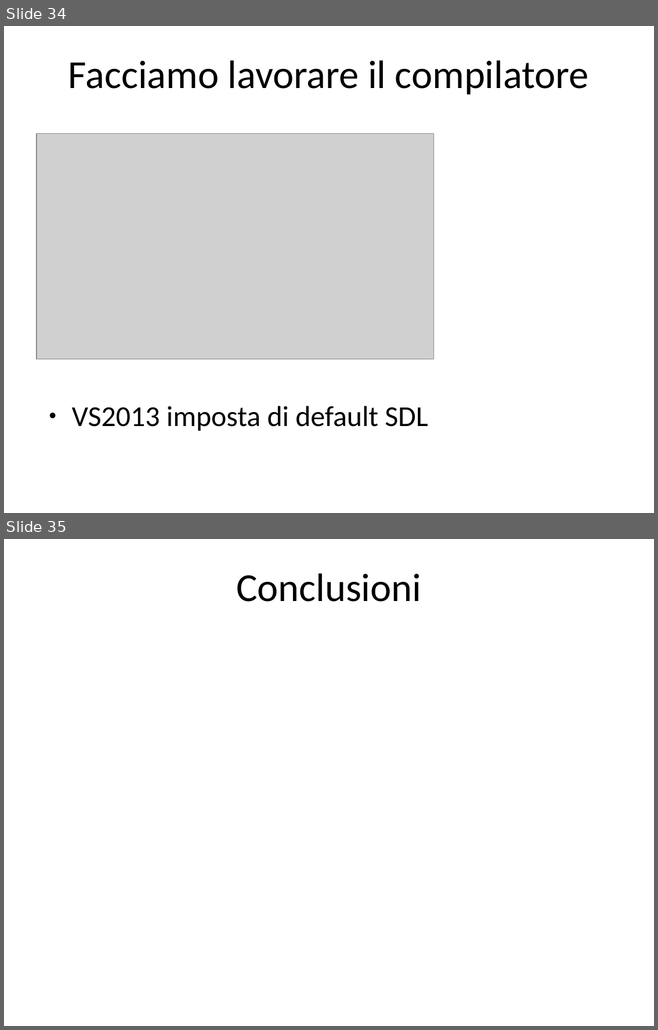
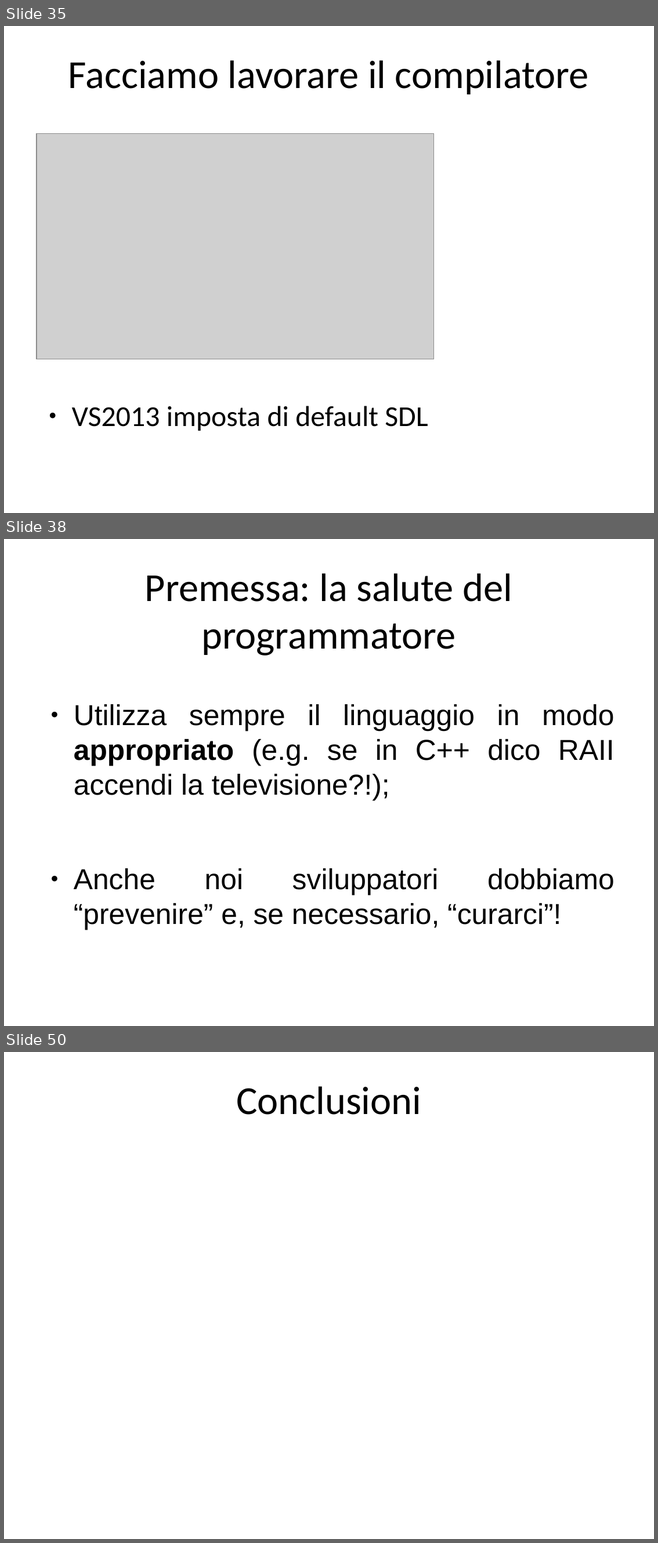
Before and after one commit to rramirez-tec-mx/Repo, a slide deck: La salute del software.odp. Shown one above the other, each under a label of ours: slides 34 and 35 before the commit, slides 35, 38 and 50 after it; the slides between them are not shown. The pictures are 658x1030 and 658x1543 pixels, drawn with LibreOffice and Linux fonts; fonts in the diff are those of the drawing; grey boxes stand for pictures. Boxes give left, top, right and bottom in pixels: in the first picture for what was removed or moved away, otherwise in the second. Text is boxed around its words. In the diff, an @@ line names an element or a change of style, - is before the commit and + after.

```diff
--- a/La salute del software.odp
+++ b/La salute del software.odp
@@ slide 38 added at (4,539,654,1026), background #FFFFFF @@
@@ title added at (145,573,512,656), 44 pt, text #000000 @@
+Premessa: la salute del programmatore
@@ text added at (74,704,614,930), 32 pt, text #000000 @@
+● Utilizza sempre il linguaggio in modo appropriato (e.g. se in C++ dico RAII accendi la televisione?!);
+● Anche noi sviluppatori dobbiamo “prevenire” e, se necessario, “curarci”!
@@ what was slide 34 is now slide 35 @@
@@ what was slide 35 is now slide 50 @@
```
Also in this commit, not shown: 11 slides changed, 15 other slides added, 1 slide removed.
